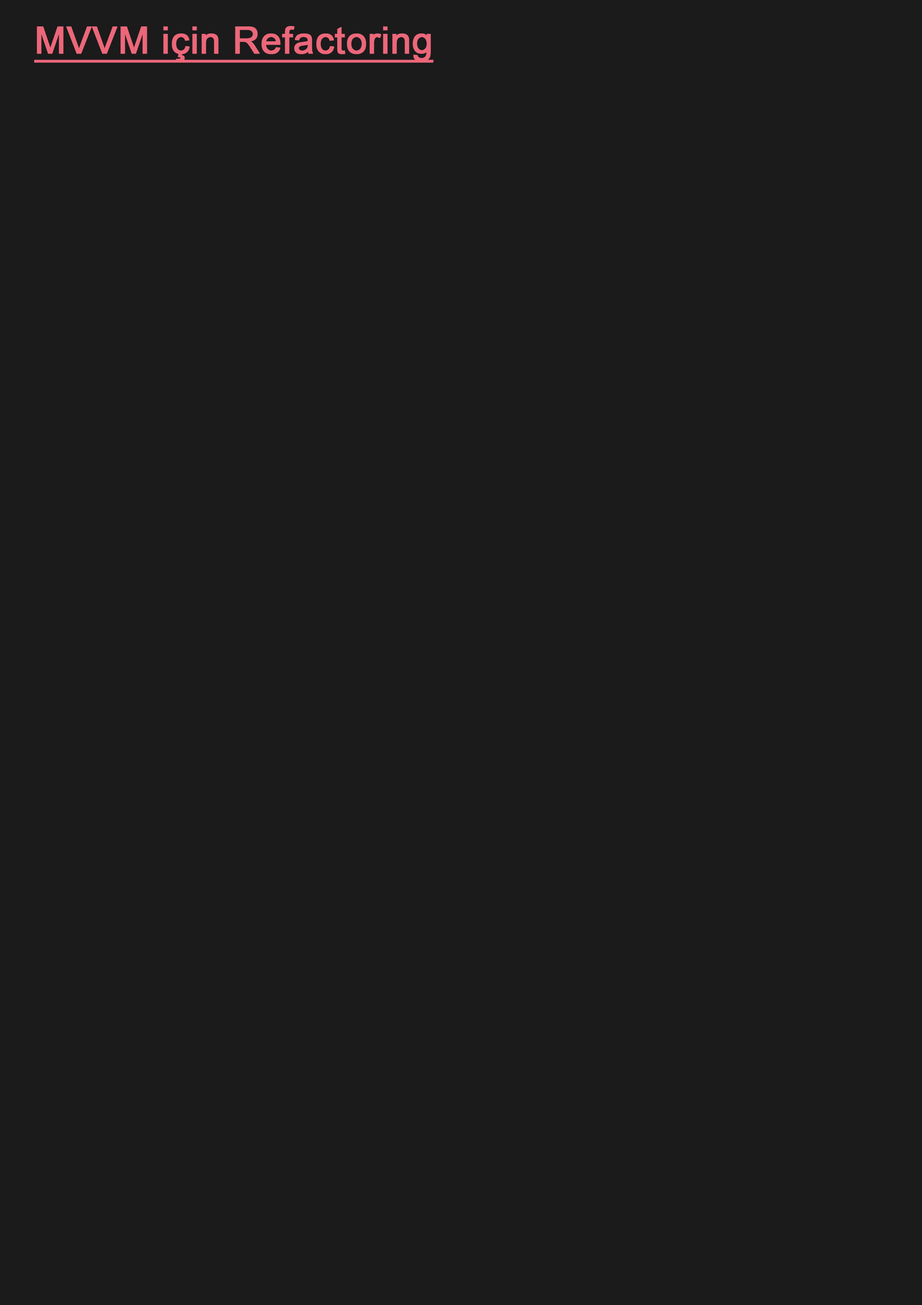
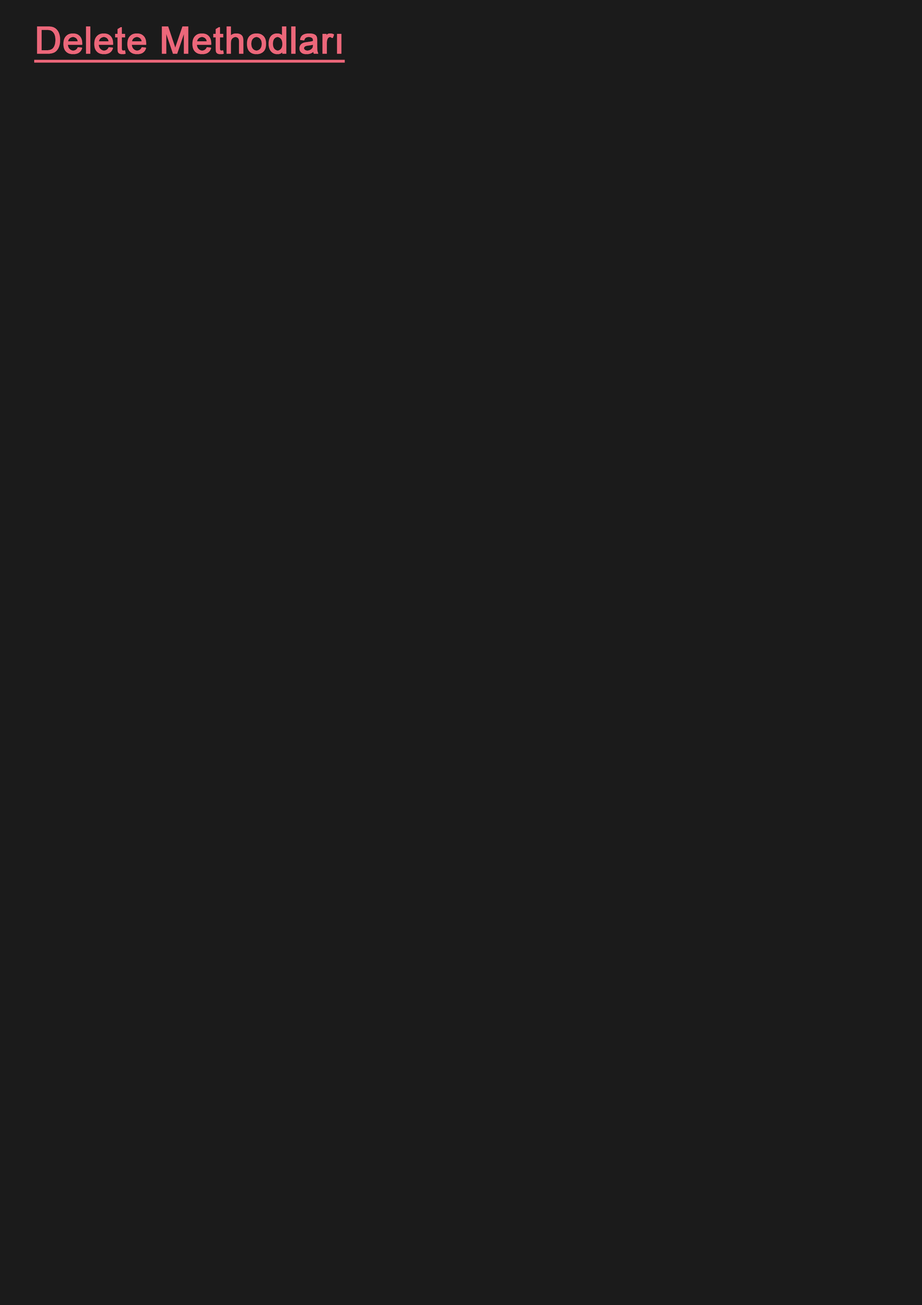
Layered file, before and after one edit (922 × 1305). Changes by layer:
renamed "MVVM için Refactoring" to "Delete Methodları", painted on it over [36, 26, 434, 63]
